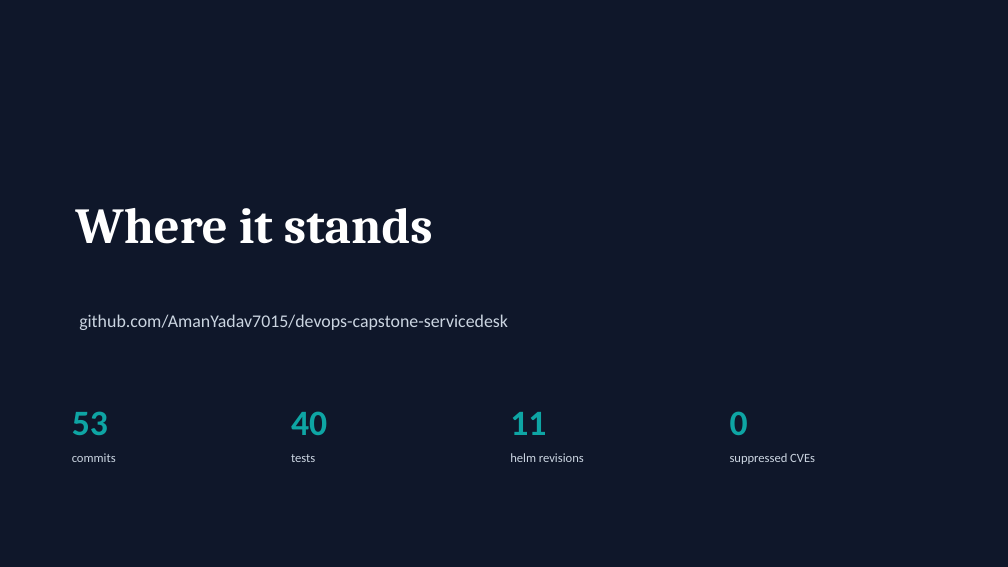
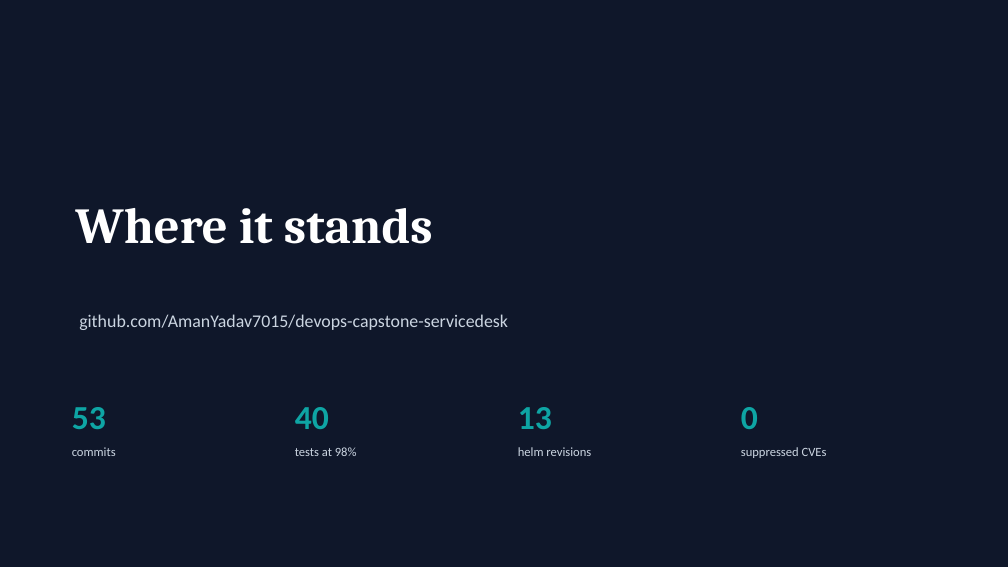
Before and after one commit to AmanYadav7015/devops-capstone-servicedesk, a slide deck: slide 22 of docs/deck/servicedesk-capstone.pptx (slide 14 before the commit). Drawn at 1008x567 pixels with LibreOffice and Linux fonts; fonts in the diff are those of the drawing. Boxes give left, top, right and bottom in pixels: in the first picture for what was removed or moved away, otherwise in the second. Text is boxed around its words. In the diff, an @@ line names an element or a change of style, - is before the commit and + after.

```diff
--- a/docs/deck/servicedesk-capstone.pptx
+++ b/docs/deck/servicedesk-capstone.pptx
@@ text at (518, 407, 552, 429): text changed; size 34 to 32 pt @@
-11
+13
@@ size 34 to 32 pt in 3 elements at (72, 407, 106, 429), (295, 407, 329, 429), (741, 407, 758, 429) @@
@@ text "0": place and size @@
-text "0" at (730, 411, 748, 435)
+text "0" at (741, 407, 758, 429)
@@ text "commits": place and size @@
-text "commits" at (72, 453, 116, 462)
+text "commits" at (72, 447, 116, 456)
@@ text at (295, 447, 357, 456): text changed @@
-tests
+tests at 98%
@@ text "helm revisions": place and size @@
-text "helm revisions" at (510, 453, 584, 462)
+text "helm revisions" at (518, 447, 591, 456)
@@ text "suppressed CVEs": place and size @@
-text "suppressed CVEs" at (730, 453, 815, 464)
+text "suppressed CVEs" at (741, 447, 827, 458)
```
Also in this commit, not shown: 8 other slides changed, 10 slides added, 2 slides removed, 1 other file.
